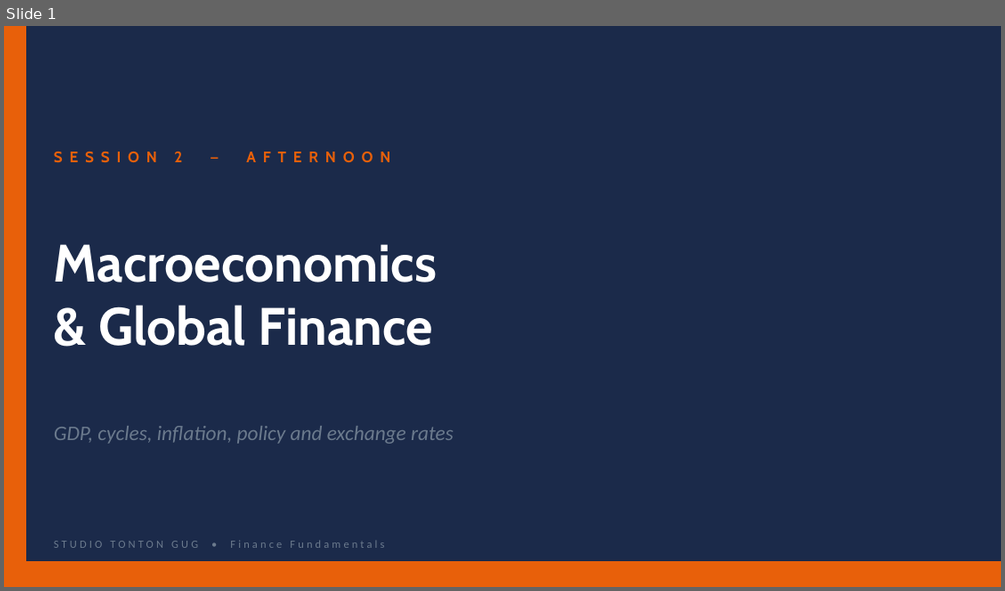
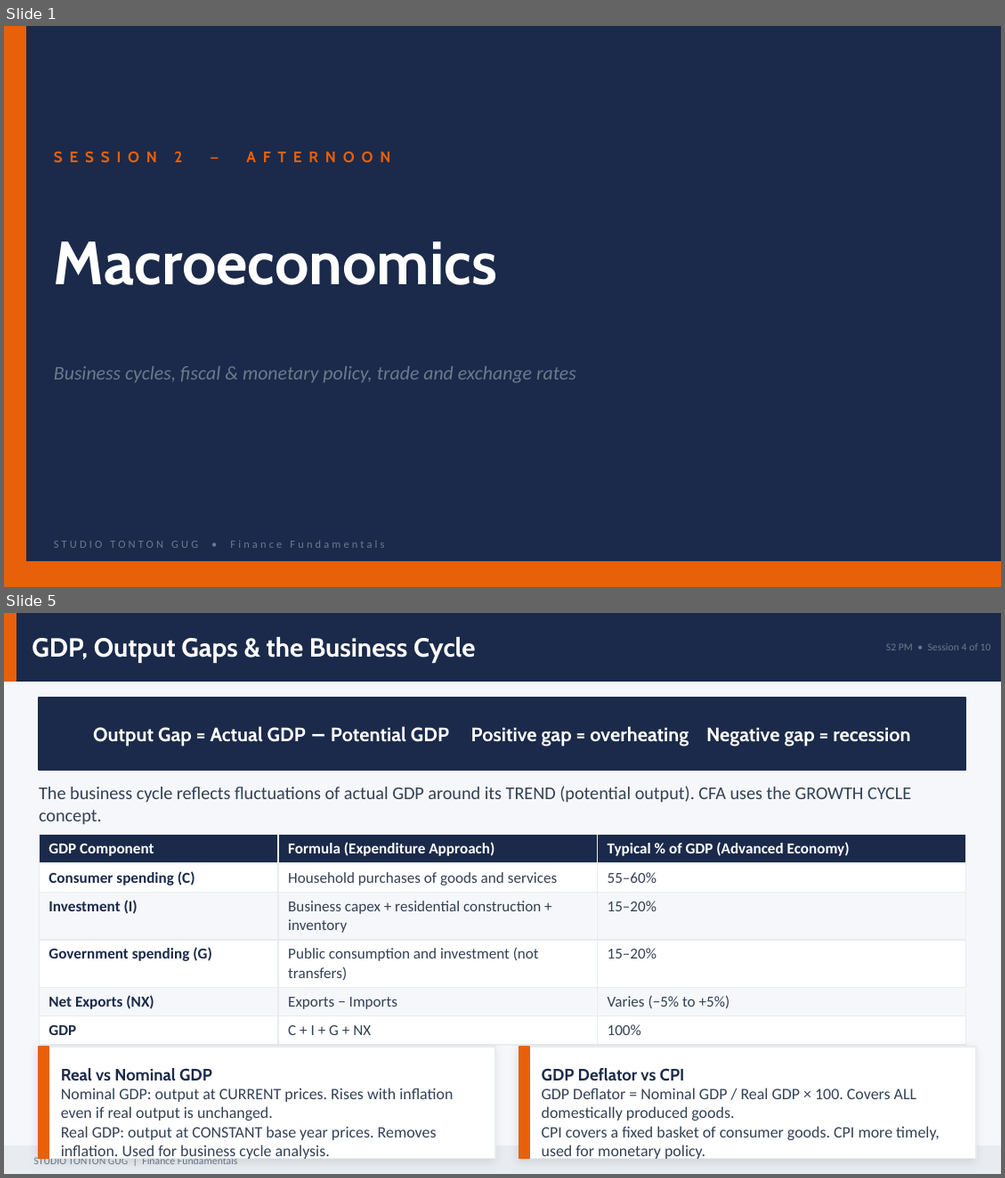
Before and after one commit to Gug4ever/Tonton_Gug_Studio, a slide deck: assets/finance/S04_Macroeconomics.pptx. Shown one above the other, each under a label of ours: slide 1 before the commit, slides 1 and 5 after it; the slides between them are not shown. The pictures are 1005x591 and 1005x1178 pixels, drawn with LibreOffice and Linux fonts; fonts in the diff are those of the drawing. Boxes give left, top, right and bottom in pixels: in the first picture for what was removed or moved away, otherwise in the second. Text is boxed around its words. In the diff, an @@ line names an element or a change of style, - is before the commit and + after.

```diff
--- a/assets/finance/S04_Macroeconomics.pptx
+++ b/assets/finance/S04_Macroeconomics.pptx
@@ slide 5 added at (4, 613, 1001, 1174), background #F5F7FA @@
@@ rectangle added at (4, 613, 1001, 681), fill #1B2A4A, outline #1B2A4A 1 pt @@
@@ rectangle added at (4, 613, 16, 681), fill #E8600A, outline #E8600A 1 pt @@
@@ text added at (32, 637, 476, 663), 19 pt, text #FFFFFF, bold @@
+GDP, Output Gaps & the Business Cycle
@@ text added at (886, 643, 991, 650), 7.5 pt, text #6B7A8D @@
+S2 PM • Session 4 of 10
@@ rectangle added at (39, 698, 966, 770), fill #1B2A4A, outline #1B2A4A 1 pt @@
@@ text added at (93, 726, 910, 746), 14 pt, text #FFFFFF, bold @@
+Output Gap = Actual GDP − Potential GDP Positive gap = overheating Negative gap = recession
@@ text added at (39, 786, 911, 825), 13 pt, text #334155 @@
+The business cycle reflects fluctuations of actual GDP around its TREND (potential output). CFA uses the GROWTH CYCLE concept.
@@ table added at (39, 835, 966, 1038), 6 rows, 3 columns @@
+GDP Component | Formula (Expenditure Approach) | Typical % of GDP (Advanced Economy)
+Consumer spending (C) | Household purchases of goods and services | 55–60%
+Investment (I) | Business capex + residential construction + inventory | 15–20%
+Government spending (G) | Public consumption and investment (not transfers) | 15–20%
+Net Exports (NX) | Exports − Imports | Varies (−5% to +5%)
+GDP | C + I + G + NX | 100%
@@ rectangle added at (39, 1046, 495, 1159), fill #FFFFFF, outline #E8ECF0 1 pt @@
@@ rectangle added at (39, 1046, 48, 1159), fill #E8600A, outline #E8600A 1 pt @@
@@ rectangle added at (519, 1046, 976, 1159), fill #FFFFFF, outline #E8ECF0 1 pt @@
@@ rectangle added at (519, 1046, 529, 1159), fill #E8600A, outline #E8600A 1 pt @@
@@ text added at (61, 1068, 212, 1081), 12 pt, text #1B2A4A, bold @@
+Real vs Nominal GDP
@@ text added at (61, 1087, 453, 1160), 11.5 pt, text #334155 @@
+Nominal GDP: output at CURRENT prices. Rises with inflation even if real output is unchanged.
+Real GDP: output at CONSTANT base year prices. Removes inflation. Used for business cycle analysis.
@@ text added at (542, 1068, 685, 1081), 12 pt, text #1B2A4A, bold @@
+GDP Deflator vs CPI
@@ text added at (542, 1087, 939, 1159), 11.5 pt, text #334155 @@
+GDP Deflator = Nominal GDP / Real GDP × 100. Covers ALL domestically produced goods.
+CPI covers a fixed basket of consumer goods. CPI more timely, used for monetary policy.
@@ rectangle added at (4, 1146, 1001, 1174), fill #E8ECF0, outline #E8ECF0 1 pt @@
@@ text added at (34, 1155, 238, 1164), 7.5 pt, text #6B7A8D @@
+STUDIO TONTON GUG | Finance Fundamentals
@@ slide 1 changed as well @@
@@ text "Macroeconomics" at (54, 241, 497, 285): size 38 to 44 pt @@
@@ text at (98, 305, 433, 346): paragraph removed @@
-& Global Finance
@@ text at (54, 366, 576, 383): text changed; size 15 to 14 pt @@
-GDP, cycles, inflation, policy and exchange rates
+Business cycles, fiscal & monetary policy, trade and exchange rates
```
Also in this commit, not shown: 35 other slides added, 10 slides removed, 23 other files.
